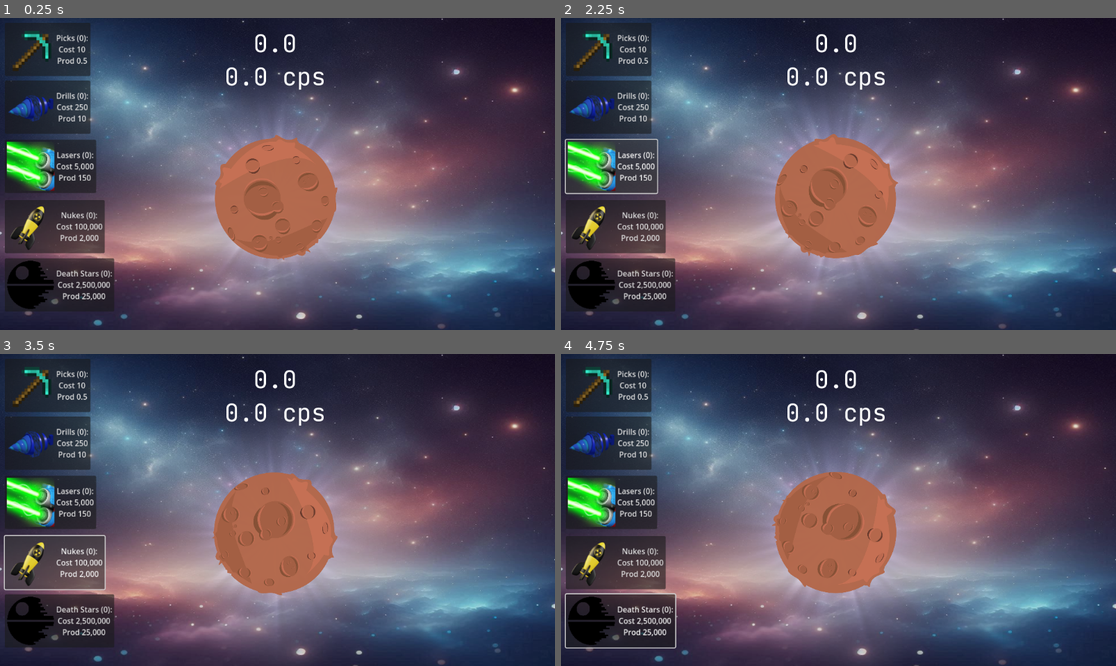
Above: before the commit, frames 1-4 (two rows, left to right).
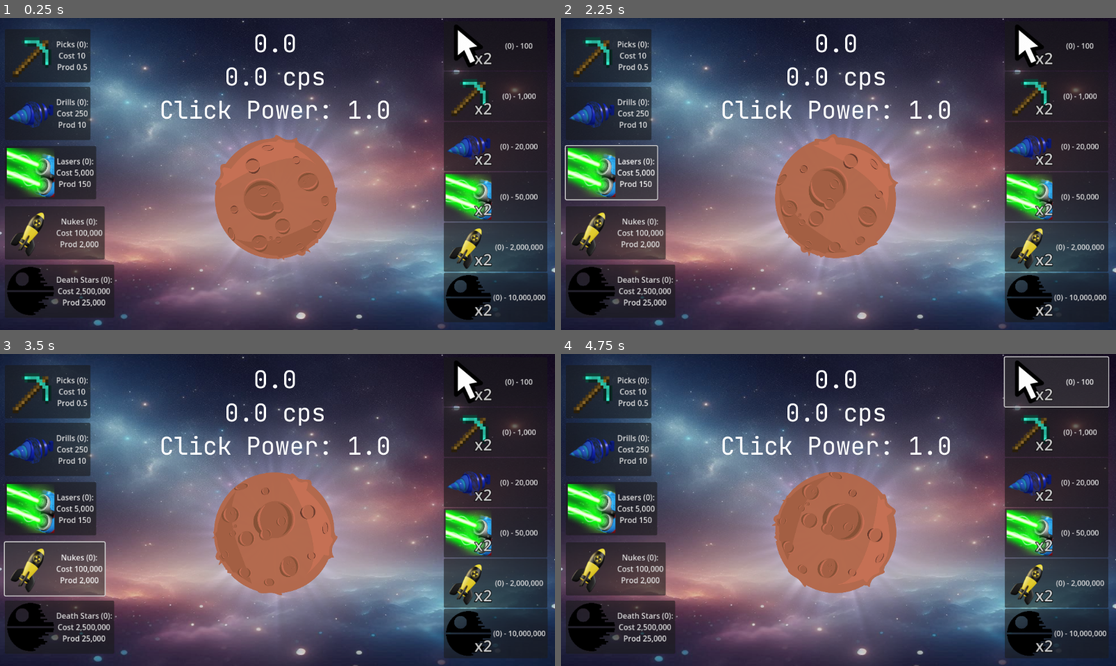
Above: after the commit, the same moments.

Repository: ElouanHF/Clicker-Game
Game: Godot game, scene res://Scenes/Main.tscn
Same seed, same stepped clock (60 frames per second), same inputs: the game is played once before the commit and once after it.
Inputs (mouse positions are in pixels of both pictures, inside the frame that each line leads up to):
- Up to frame 1 (0.25 s): no input
- Up to frame 2 (2.25 s): click "Picks (0): Cost 10 Prod 0.5" at 0.5 s; click "Drills (0): Cost 250 Prod 10" at 1.25 s; click "Lasers (0): Cost 5,000 Prod 1…" at 2 s
- Up to frame 3 (3.5 s): click "Nukes (0): Cost 100,000 Prod …" at 2.75 s
- Up to frame 4 (4.75 s): click "Death Stars (0): Cost 2,500,0…" at 3.5 s; click (1054, 382) at 4.25 s, where only the run after the commit has a clickable "(0) - 100"

The runs differ from the first frame. In frame 1, 20% of the frame differs, in the area x 0-99%, y 1-98%; in frame 2, 20%; in frame 3, 20%; in frame 4, 21%, in the area x 0-99%, y 0-98%.

Commit message:
Upgrades added
Also added a click power indicator

Diff:
--- /dev/null
+++ b/Assets/arrow.svg
@@ -0,0 +1,6 @@
+<?xml version="1.0" encoding="utf-8"?>
+<svg version="1.1" id="Layer_2_1_" xmlns="http://www.w3.org/2000/svg" xmlns:xlink="http://www.w3.org/1999/xlink" x="0px" y="0px"
+	 viewBox="0 0 32 32" style="enable-background:new 0 0 32 32;" xml:space="preserve">
+<polygon style="fill:#FFFFFE;stroke:#000001;stroke-miterlimit:10;" points="12.73606,19.04075 7.80159,19.04075 9.82813,14.91828
+	6.88341,13.42515 4.62301,18.05872 1.26394,14.78295 1.26394,30.57485 "/>
+</svg>
--- a/Scenes/Main.tscn
+++ b/Scenes/Main.tscn
@@ -16,6 +16,8 @@
 [ext_resource type="Texture2D" uid="uid://cjfcwig7gyohc" path="res://Assets/(100, 100)Mining_Lazer.png" id="13_sqjeg"]
 [ext_resource type="Texture2D" uid="uid://bqqucgr7xruw7" path="res://Assets/(100, 100)Nuke.png" id="14_dw2hp"]
 [ext_resource type="Texture2D" uid="uid://6c4km6h8e4bx" path="res://Assets/(100, 100)Death_Star.png" id="15_7jnbq"]
+[ext_resource type="Texture2D" uid="uid://cfatt6xj61bv8" path="res://Assets/(100, 100)Pointer.png" id="16_p00ko"]
+[ext_resource type="Script" path="res://Scenes/upgrade.gd" id="17_b7m4j"]
 
 [sub_resource type="CircleShape2D" id="CircleShape2D_dh856"]
 radius = 128.763
@@ -23,6 +25,12 @@
 [sub_resource type="LabelSettings" id="LabelSettings_3ts5r"]
 font = ExtResource("8_tdofb")
 font_size = 50
+
+[sub_resource type="LabelSettings" id="LabelSettings_nf0mg"]
+font_size = 34
+font_color = Color(1, 1, 1, 0.764706)
+outline_size = 5
+outline_color = Color(0, 0, 0, 1)
 
 [node name="Controller" type="Node2D" groups=["Controller"]]
 script = ExtResource("1_as3wo")
@@ -69,9 +77,10 @@
 horizontal_alignment = 1
 script = ExtResource("8_3ih7h")
 
-[node name="Shop" type="Node" parent="."]
-
-[node name="Picks" type="Button" parent="Shop"]
+[node name="Item Shop" type="Node2D" parent="."]
+position = Vector2(0, 13.03)
+
+[node name="Picks" type="Button" parent="Item Shop" groups=["Items"]]
 offset_left = 10.0
 offset_top = 10.0
 offset_right = 190.0
@@ -85,7 +94,7 @@
 script = ExtResource("10_tpu6q")
 metadata/item = "Picks"
 
-[node name="Drills" type="Button" parent="Shop"]
+[node name="Drills" type="Button" parent="Item Shop" groups=["Items"]]
 offset_left = 10.0
 offset_top = 130.0
 offset_right = 190.0
@@ -99,7 +108,7 @@
 script = ExtResource("10_tpu6q")
 metadata/item = "Drills"
 
-[node name="Lasers" type="Button" parent="Shop"]
+[node name="Lasers" type="Button" parent="Item Shop" groups=["Items"]]
 offset_left = 10.0
 offset_top = 253.26
 offset_right = 200.0
@@ -113,7 +122,7 @@
 script = ExtResource("10_tpu6q")
 metadata/item = "Lasers"
 
-[node name="Nukes" type="Button" parent="Shop"]
+[node name="Nukes" type="Button" parent="Item Shop" groups=["Items"]]
 offset_left = 10.0
 offset_top = 378.04
 offset_right = 200.0
@@ -127,7 +136,7 @@
 script = ExtResource("10_tpu6q")
 metadata/item = "Nukes"
 
-[node name="Death Stars" type="Button" parent="Shop"]
+[node name="Death Stars" type="Button" parent="Item Shop" groups=["Items"]]
 offset_left = 10.0
 offset_top = 498.63
 offset_right = 240.0
@@ -141,11 +150,146 @@
 script = ExtResource("10_tpu6q")
 metadata/item = "Death Stars"
 
+[node name="Upgrade Shop" type="Node2D" parent="."]
+position = Vector2(50, 0)
+scale = Vector2(0.95, 0.95)
+
+[node name="Clicks" type="Button" parent="Upgrade Shop"]
+offset_left = 917.0
+offset_top = 7.0
+offset_right = 1143.0
+offset_bottom = 115.0
+size_flags_horizontal = 3
+text = "(0) - x"
+icon = ExtResource("16_p00ko")
+script = ExtResource("17_b7m4j")
+metadata/upgrade = "Clicks"
+
+[node name="x2" type="Label" parent="Upgrade Shop/Clicks"]
+layout_mode = 0
+offset_left = 46.0
+offset_top = 57.0
+offset_right = 105.0
+offset_bottom = 104.0
+text = "x2"
+label_settings = SubResource("LabelSettings_nf0mg")
+horizontal_alignment = 2
+vertical_alignment = 2
+
+[node name="Picks" type="Button" parent="Upgrade Shop"]
+offset_left = 917.0
+offset_top = 117.0
+offset_right = 1143.0
+offset_bottom = 225.0
+size_flags_horizontal = 3
+text = "(0) - x"
+icon = ExtResource("9_a41yh")
+script = ExtResource("17_b7m4j")
+metadata/upgrade = "Picks"
+
+[node name="x2" type="Label" parent="Upgrade Shop/Picks"]
+layout_mode = 0
+offset_left = 46.0
+offset_top = 57.0
+offset_right = 105.0
+offset_bottom = 104.0
+text = "x2"
+label_settings = SubResource("LabelSettings_nf0mg")
+horizontal_alignment = 2
+vertical_alignment = 2
+
+[node name="Drills" type="Button" parent="Upgrade Shop"]
+offset_left = 917.0
+offset_top = 227.0
+offset_right = 1143.0
+offset_bottom = 335.0
+size_flags_horizontal = 3
+text = "(0) - x"
+icon = ExtResource("11_evc8d")
+script = ExtResource("17_b7m4j")
+metadata/upgrade = "Drills"
+
+[node name="x2" type="Label" parent="Upgrade Shop/Drills"]
+layout_mode = 0
+offset_left = 46.0
+offset_top = 57.0
+offset_right = 105.0
+offset_bottom = 104.0
+text = "x2"
+label_settings = SubResource("LabelSettings_nf0mg")
+horizontal_alignment = 2
+vertical_alignment = 2
+
+[node name="Lasers" type="Button" parent="Upgrade Shop"]
+offset_left = 917.0
+offset_top = 337.0
+offset_right = 1143.0
+offset_bottom = 445.0
+size_flags_horizontal = 3
+text = "(0) - x"
+icon = ExtResource("13_sqjeg")
+script = ExtResource("17_b7m4j")
+metadata/upgrade = "Lasers"
+
+[node name="x2" type="Label" parent="Upgrade Shop/Lasers"]
+layout_mode = 0
+offset_left = 46.0
+offset_top = 57.0
+offset_right = 105.0
+offset_bottom = 104.0
+text = "x2"
+label_settings = SubResource("LabelSettings_nf0mg")
+horizontal_alignment = 2
+vertical_alignment = 2
+
+[node name="Nukes" type="Button" parent="Upgrade Shop"]
+offset_left = 917.0
+offset_top = 447.0
+offset_right = 1143.0
+offset_bottom = 555.0
+size_flags_horizontal = 3
+text = "(0) - x"
+icon = ExtResource("14_dw2hp")
+script = ExtResource("17_b7m4j")
+metadata/upgrade = "Nukes"
+
+[node name="x2" type="Label" parent="Upgrade Shop/Nukes"]
+layout_mode = 0
+offset_left = 46.0
+offset_top = 57.0
+offset_right = 105.0
+offset_bottom = 104.0
+text = "x2"
+label_settings = SubResource("LabelSettings_nf0mg")
+horizontal_alignment = 2
+vertical_alignment = 2
+
+[node name="Death Stars" type="Button" parent="Upgrade Shop"]
+offset_left = 917.0
+offset_top = 557.0
+offset_right = 1143.0
+offset_bottom = 665.0
+size_flags_horizontal = 3
+text = "(0) - x"
+icon = ExtResource("15_7jnbq")
+script = ExtResource("17_b7m4j")
+metadata/upgrade = "Death Stars"
+
+[node name="x2" type="Label" parent="Upgrade Shop/Death Stars"]
+layout_mode = 0
+offset_left = 46.0
+offset_top = 57.0
+offset_right = 105.0
+offset_bottom = 104.0
+text = "x2"
+label_settings = SubResource("LabelSettings_nf0mg")
+horizontal_alignment = 2
+vertical_alignment = 2
+
 [node name="Debug" type="Button" parent="."]
 modulate = Color(1, 1, 1, 0)
-offset_left = 1062.0
-offset_top = 124.0
-offset_right = 1070.0
-offset_bottom = 132.0
+offset_left = 498.0
+offset_right = 506.0
+offset_bottom = 8.0
 scale = Vector2(1.96, 2)
 script = ExtResource("11_3i1qh")
--- /dev/null
+++ b/Scenes/upgrade.gd
@@ -0,0 +1,51 @@
+extends Button
+
+var controller: Node2D
+var upgrade: String
+
+func _ready() -> void:
+	upgrade = self.get_meta("upgrade")
+	controller = get_tree().get_nodes_in_group("Controller")[0]
+	self.text = ("(" + add_comma(controller.upgrades[upgrade]["Num"]) + \
+		") - " + add_comma(controller.upgrades[upgrade]["Cost"]))
+
+func _pressed() -> void:
+	controller.add_upgrade(upgrade)
+	self.text = ("(" + add_comma(controller.upgrades[upgrade]["Num"]) + \
+		") - " + add_comma(controller.upgrades[upgrade]["Cost"]))
+
+func add_comma(value: float) -> String:
+	# Convert value to string.
+	var str_value: String = str(snapped(value, 0.1))
+
+	# Check if the value is positive or negative.
+	# Use index 0(excluded) if positive to avoid comma at the beginning.
+	# Use index 1(excluded) if negative to avoid comma after the - sign.
+	var loop_end: int = 0 if value > -0.001 else 1
+
+	# Set default value to 3 since commas has interval of 3.
+	var loop_start: int = 3
+
+	# Look for the decimal point by looping backward.
+	# Use this when the characters of the decimal part
+	# are lower than the whole number part.
+	for i in range(str_value.length()-1, -1, -1):
+		if str_value[i] == ".":
+			loop_start += (str_value.length() - i)
+			break;
+
+	# Loop to look for the decimal point.
+	# Use this when the characters of the decimal part
+	# are more than the whole number part.
+#	for i in str_value.length():
+#		if str_value[i] == ".":
+#			loop_start += (str_value.length() - i)
+#			break;
+
+	# Loop backward starting at the last 3 digits of the whole number,
+	# add comma then, repeat every 3rd step.
+	for i in range(str_value.length()-loop_start, loop_end, -3):
+		str_value = str_value.insert(i, ",")
+
+	# Return the formatted string.
+	return str_value
--- a/Scripts/Center_Thingy.gd
+++ b/Scripts/Center_Thingy.gd
@@ -33,8 +33,8 @@
 	print("Click")
 	is_pressed = true
 	node.scale = Vector2(size * shrink, size * shrink)
-	parent.clicks += 1
-	parent.clicks_to_av += 1
+	parent.clicks += parent.items["Clicks"]["Prod"]
+	parent.clicks_to_av += parent.items["Clicks"]["Prod"]
 	_delay(parent.av_time, decrease_cps)
 
 func on_release():
@@ -43,4 +43,4 @@
 	node.scale = Vector2(size, size)
 
 func decrease_cps():
-	parent.clicks_to_av -= 1
+	parent.clicks_to_av -= parent.items["Clicks"]["Prod"]
--- a/Scripts/counter.gd
+++ b/Scripts/counter.gd
@@ -43,4 +43,6 @@
 
 
 func _process(delta: float) -> void:
-	self.text = add_comma(parent.clicks) + "\n" + add_comma(parent.tcps) + " cps"
+	self.text = add_comma(parent.clicks) + \
+		"\n" + add_comma(parent.tcps) + " cps\n" + \
+		"Click Power: " + add_comma(parent.items["Clicks"]["Prod"])
--- a/Scripts/item.gd
+++ b/Scripts/item.gd
@@ -6,19 +6,18 @@
 func _ready() -> void:
 	item = self.get_meta("item")
 	controller = get_tree().get_nodes_in_group("Controller")[0]
-	self.text = item +\
-				" (" + str(add_comma(controller.items[item]["Num"])) +\
-				"):\nCost " + str(add_comma(snapped(controller.items[item]["Cost"], 0.1))) +\
-				"\nProd " +\
-				str(add_comma(controller.items[item]["Prod"]))
+	self.update()
 
 func _pressed() -> void:
 	controller.add_item(item)
+	self.update()
+
+func update() -> void:
 	self.text = item +\
-				" (" + str(add_comma(controller.items[item]["Num"])) +\
-				"):\nCost " + str(add_comma(snapped(controller.items[item]["Cost"], 0.1))) +\
-				"\nProd " +\
-				str(add_comma(controller.items[item]["Prod"]))
+			" (" + str(add_comma(controller.items[item]["Num"])) +\
+			"):\nCost " + str(add_comma(snapped(controller.items[item]["Cost"], 0.1))) +\
+			"\nProd " +\
+			str(add_comma(controller.items[item]["Prod"]))
 
 func add_comma(value: float) -> String:
 	# Convert value to string.
--- a/Scripts/main.gd
+++ b/Scripts/main.gd
@@ -10,11 +10,21 @@
 var cost_scale: float = 1.1
 
 var items = {
+	"Clicks": {"Prod": 1},
 	"Picks": {"Num": 0, "Cost": 10, "Prod": 0.5},
 	"Drills": {"Num": 0, "Cost": 250, "Prod": 10},
 	"Lasers": {"Num": 0, "Cost": 5000, "Prod": 150},
 	"Nukes": {"Num": 0, "Cost": 100000, "Prod": 2000},
 	"Death Stars": {"Num": 0, "Cost": 2500000, "Prod": 25000},
+}
+
+var upgrades = {
+	"Clicks": {"Num": 0, "Cost": 100, "Scale": 2.1},
+	"Picks": {"Num": 0, "Cost": 1000, "Scale": 2.5},
+	"Drills": {"Num": 0, "Cost": 20000, "Scale": 2.5},
+	"Lasers": {"Num": 0, "Cost": 50000, "Scale": 2.5},
+	"Nukes": {"Num": 0, "Cost": 2000000, "Scale": 2.5},
+	"Death Stars": {"Num": 0, "Cost": 10000000, "Scale": 2.5},
 }
 
 func _process(delta: float) -> void:
@@ -25,7 +35,8 @@
 func _recalc_acps() -> void:
 	var item_clicks = 0
 	for item in items.keys():
-		item_clicks += items[item]["Num"] * items[item]["Prod"]
+		if item != "Clicks":
+			item_clicks += items[item]["Num"] * items[item]["Prod"]
 	auto_clicks_ps = item_clicks
 
 func add_item(item: String) -> void:
@@ -35,5 +46,17 @@
 		items[item]["Cost"] *= cost_scale
 		_recalc_acps()
 
+func add_upgrade(upgrade: String) -> void:
+	if self._can_buy(upgrades[upgrade]["Cost"]):
+		upgrades[upgrade]["Num"] += 1
+		clicks -= upgrades[upgrade]["Cost"]
+		upgrades[upgrade]["Cost"] *= upgrades[upgrade]["Scale"]
+		items[upgrade]["Prod"] *= 2
+		_update_items()
+		_recalc_acps()
+
+func _update_items() -> void:
+	get_tree().call_group("Items", "update")
+
 func _can_buy(cost):
 	return clicks >= cost
Binary file added: Assets/(100, 100)Pointer.png
Not shown, added: Assets/(100, 100)Pointer.png.import
Not shown, added: Assets/arrow.svg.import
Not shown: 1 places in Scenes/Main.tscn that only renumber resources
Not shown, added: Assets/aero_arrow.cur
Not shown, added: Planet_Clicker.console.exe
Not shown, added: Planet_Clicker.exe
